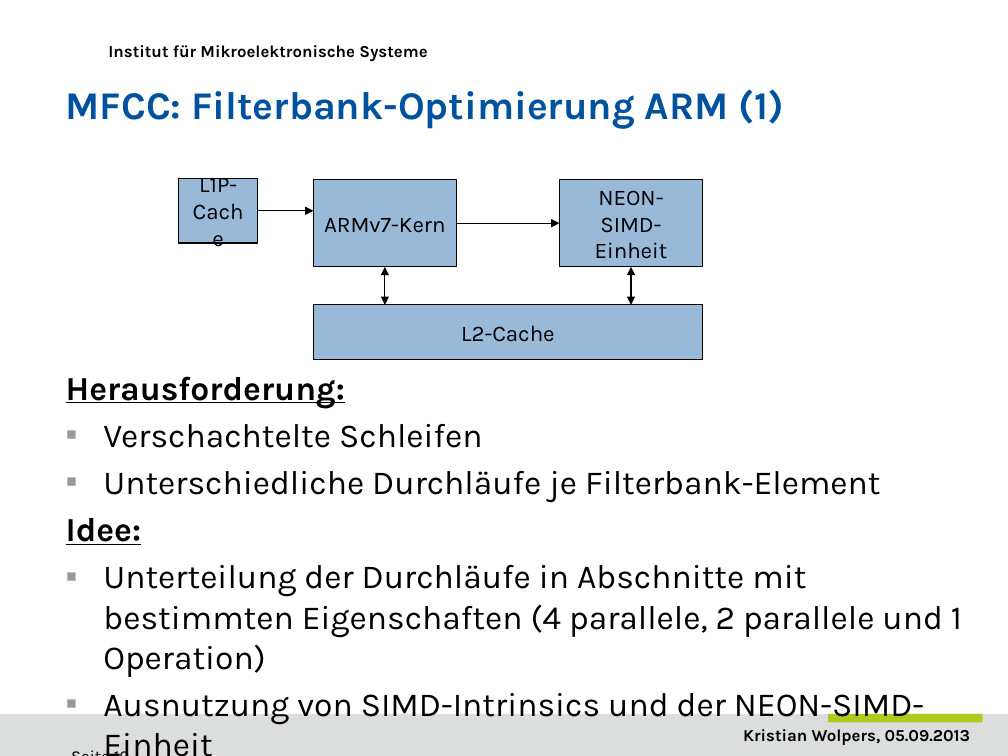
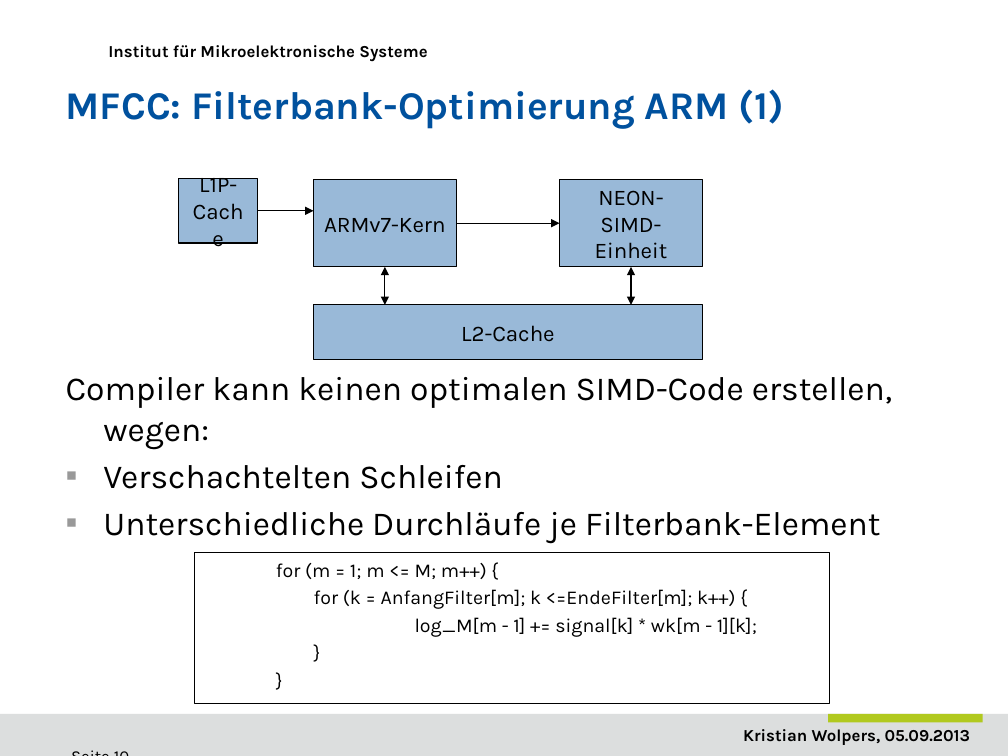
Before and after one commit to DuncanSin/Masterarbeit, a slide deck: slide 10 of Speech/Praesentation1.pptx. Drawn at 1008x756 pixels with LibreOffice and Linux fonts; fonts in the diff are those of the drawing; background and template pictures are left out. Boxes give left, top, right and bottom in pixels: in the first picture for what was removed or moved away, otherwise in the second. Text is boxed around its words. In the diff, an @@ line names an element or a change of style, - is before the commit and + after.

```diff
--- a/Speech/Praesentation1.pptx
+++ b/Speech/Praesentation1.pptx
@@ text at (66,377,892,489): text changed @@
-Herausforderung:
-▪ Verschachtelte Schleifen
+Compiler kann keinen optimalen SIMD-Code erstellen, wegen:
+▪ Verschachtelten Schleifen
@@ text at (66,518,962,725): paragraphs removed @@
-Idee:
-▪ Unterteilung der Durchläufe in Abschnitte mit bestimmten Eigenschaften (4 parallele, 2 parallele und 1 Operation)
-▪ Ausnutzung von SIMD-Intrinsics und der NEON-SIMD-Einheit
@@ rectangle added at (195,552,830,704), outline #000000 0.75 pt @@
@@ text added at (276,563,757,637), 14 pt, text #000000 @@
+for (m = 1; m <= M; m++) {
+for (k = AnfangFilter[m]; k <=EndeFilter[m]; k++) {
+log_M[m - 1] += signal[k] * wk[m - 1][k];
+}
+}
```
Also in this commit, not shown: 11 other slides changed, 1 other file.
